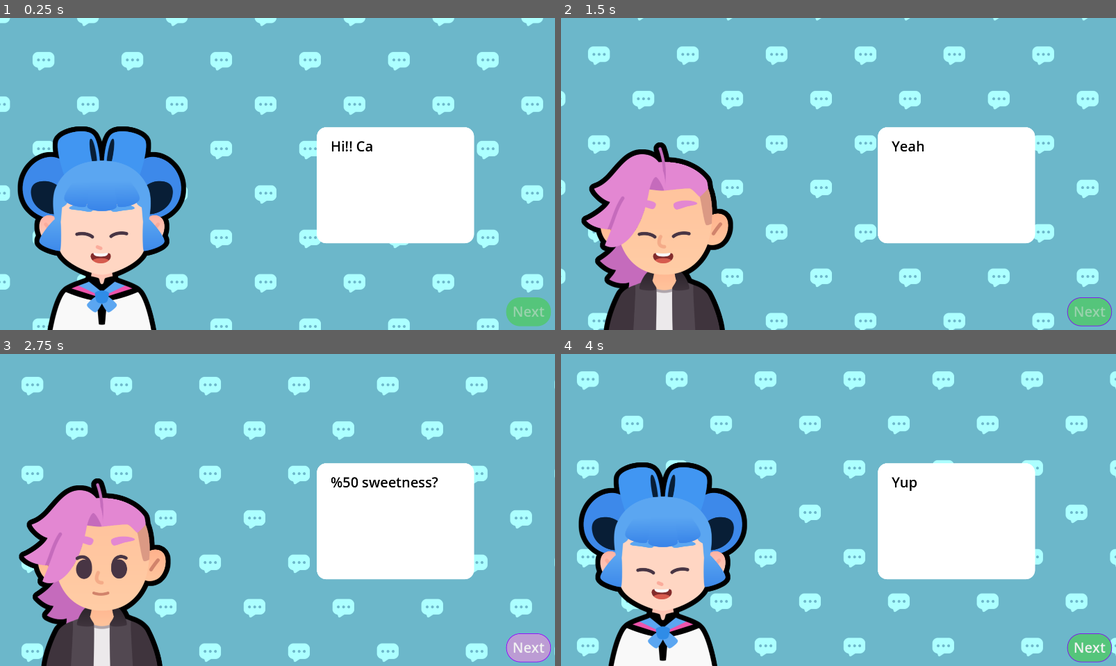
Above: before the commit, frames 1-4 (two rows, left to right).
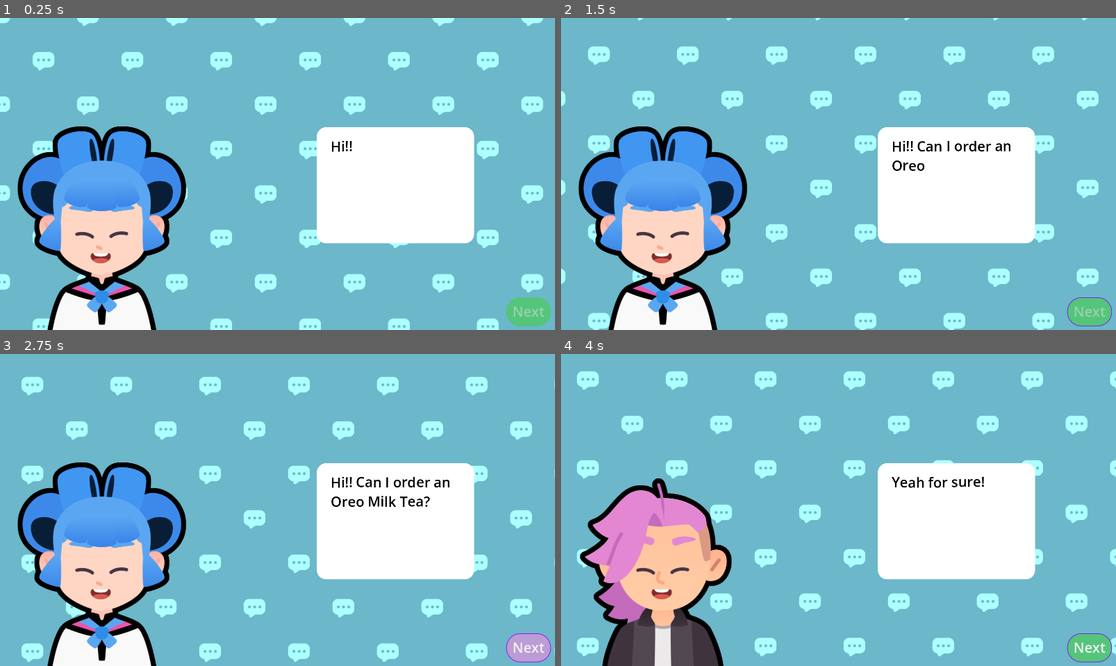
Above: after the commit, the same moments.

Repository: eddiespaget/M7-Telling-a-Story
Game: Godot game, scene res://lessons/dialogue.tscn
Same seed, same stepped clock (60 frames per second), same inputs: the game is played once before the commit and once after it. The project has no main scene, so this scene is started directly. Sound files missing from this copy of the repository are replaced by a short silence.
Inputs (mouse positions are in pixels of both pictures, inside the frame that each line leads up to):
- Up to frame 1 (0.25 s): no input
- Up to frame 2 (1.5 s): tap Enter at 0.5 s; move the mouse to (960, 158) at 0.52 s; hold D (move_right) 0.53-1.25 s; tap Z at 0.6 s; click (960, 158) at 0.67 s; tap Space at 0.77 s; click (1088, 311) at 1.25 s, where only the run before the commit has a clickable "Next"
- Up to frame 3 (2.75 s): click (527, 647) at 2 s, where only the run before the commit has a clickable "Next"
- Up to frame 4 (4 s): move the mouse to (727, 525) at 2.77 s; hold S (move_down) 2.78-3.53 s; tap Z at 2.85, 3.6 s; tap Space at 3.02 s; move the mouse to (894, 441) at 3.52 s; hold D (move_right) from 3.53 s (still down)

The runs differ from the first frame. In frame 1, less than 0.1% of the frame differs, in the area x 59-68%, y 39-43%; in frame 2, 15%; in frame 3, 15%, in the area x 3-81%, y 34-100%; in frame 4, 14%.

Commit message:
M7L14 done and everything below

Diff:
--- a/M07.telling_a_story_workbook/lessons/dialogue.gd
+++ b/M07.telling_a_story_workbook/lessons/dialogue.gd
@@ -20,22 +20,22 @@
 var dialogue_items: Array[Dictionary] = [
 {
 		"expression": expressions["happy"],
-		"text": "Hi!! Can I order an Oreo Milk Tea?",
+		"text": "[wave]Hi!![/wave] [shake]Can I order an Oreo Milk Tea?[/shake]",
 		"character": bodies["sophia"],
 },
 {
 		"expression": expressions["happy"],
-		"text": "Yeah for sure!",
+		"text": "[wave]Yeah for sure![/wave]",
 		"character": bodies["pink"],
 },
 {
 		"expression": expressions["regular"],
-		"text": "%50 sweetness?",
+		"text": "[tornado freq=1.0]%50 sweetness? With boba? Regular ice?[/tornado]",
 		"character": bodies["pink"],
 },
 {
 		"expression": expressions["happy"],
-		"text": "Yup",
+		"text": "[wave]Yup![/wave] That sounds about right!",
 		"character": bodies["sophia"],
 },
 ]
--- a/M07.telling_a_story_workbook/lessons/dialogue.tscn
+++ b/M07.telling_a_story_workbook/lessons/dialogue.tscn
@@ -83,6 +83,7 @@
 offset_bottom = -300.0
 grow_horizontal = 2
 grow_vertical = 2
+bbcode_enabled = true
 text = "2 cheeseburgers from hawaiian drive in then 1 burger special which includes an order of fries and one drink of your choice"
 fit_content = true
 
